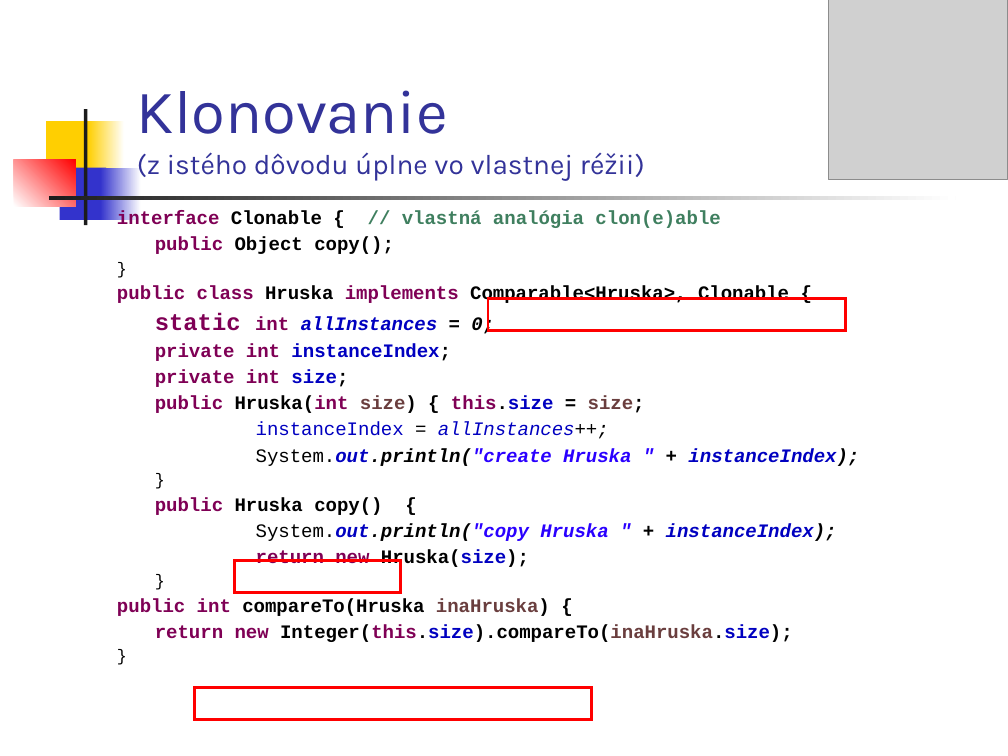
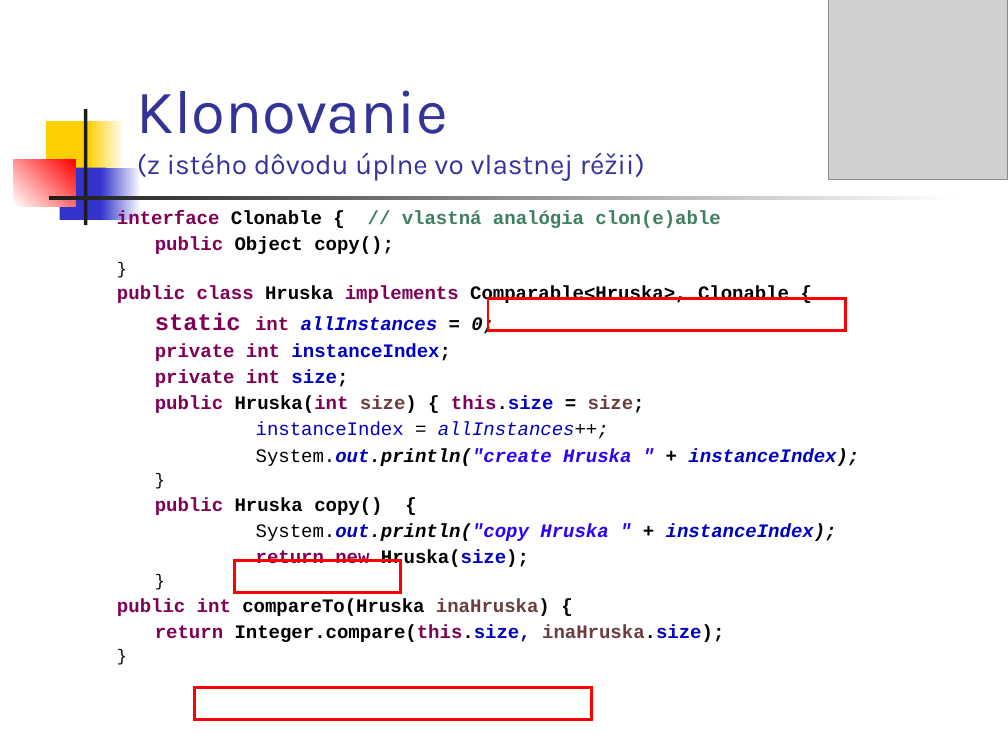
Before and after one commit to Programovanie4/Prednasky, a slide deck: slide 16 of 06/06_java_intro.ppt (slide 15 before the commit). Drawn at 1008x756 pixels with LibreOffice and Linux fonts; fonts in the diff are those of the drawing; grey boxes stand for pictures. Boxes give left, top, right and bottom in pixels: in the first picture for what was removed or moved away, otherwise in the second. Text is boxed around its words. In the diff, an @@ line names an element or a change of style, - is before the commit and + after.

```diff
--- a/06/06_java_intro.ppt
+++ b/06/06_java_intro.ppt
@@ text at box(155, 625, 724, 642): text changed @@
-return new Integer(this.size).compareTo(inaHruska.size);
+return Integer.compare(this.size, inaHruska.size);
```
Also in this commit, not shown: 2 other slides changed, 8 slides added, 7 slides removed, 3 other files.
